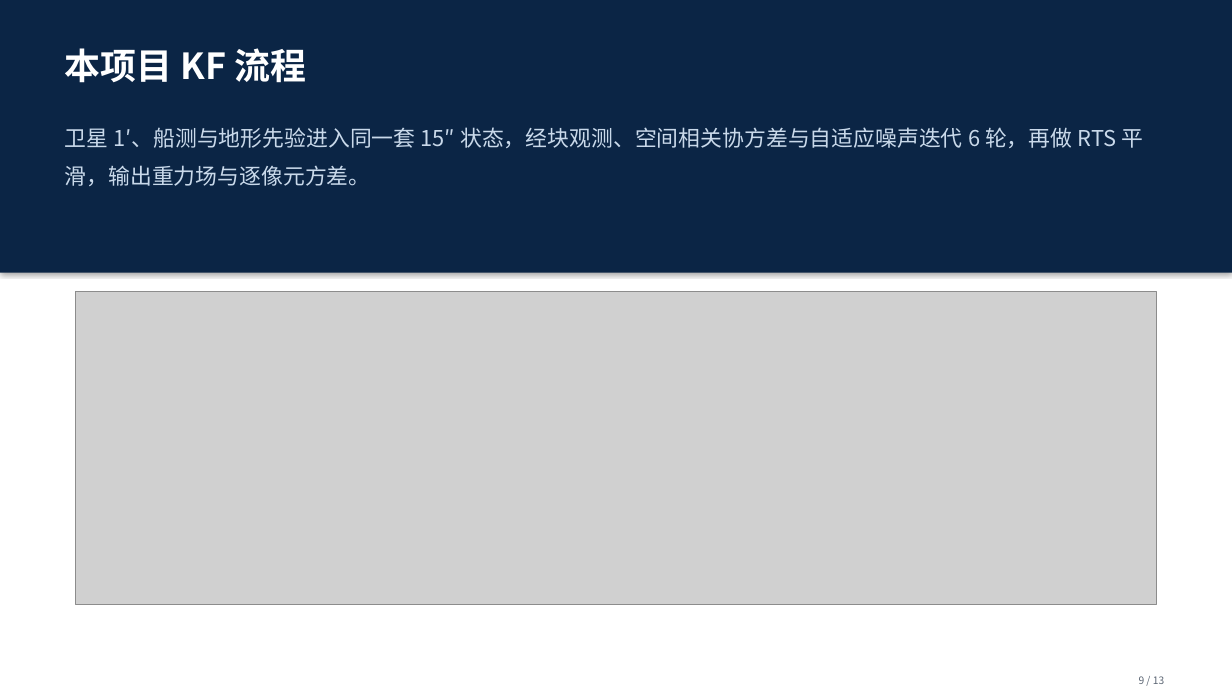
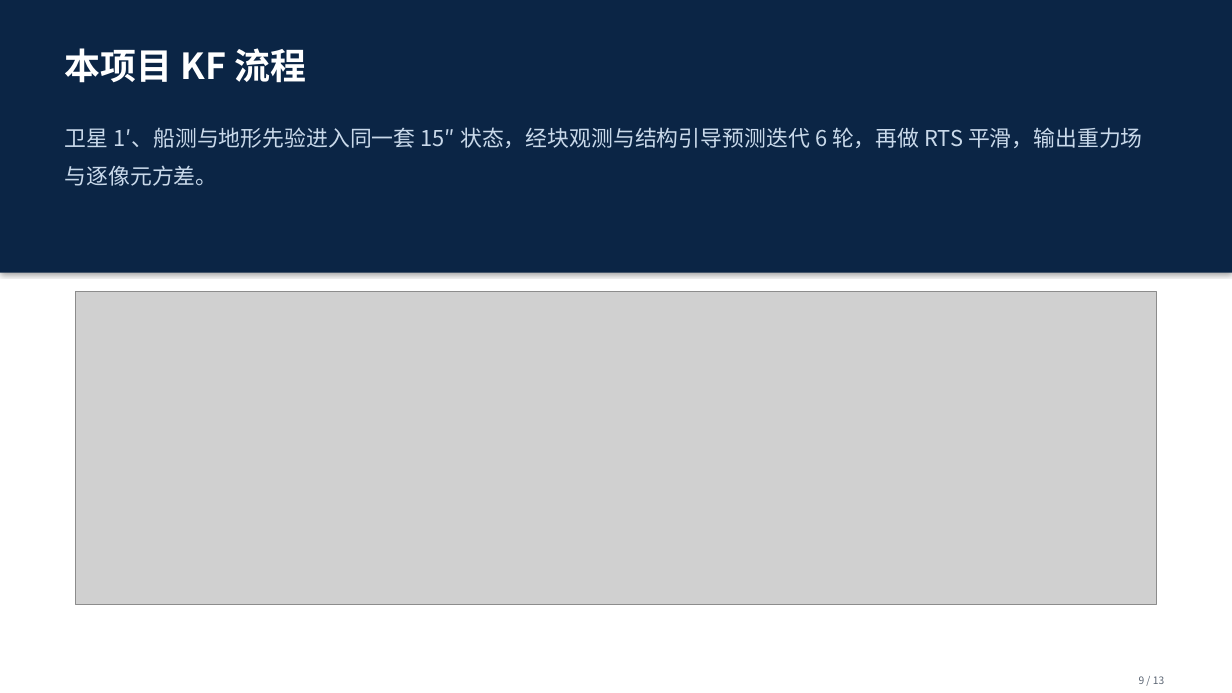
Before and after one commit to shuyunkai/kalman_gravity, a slide deck: slide 9 of ppt/汇报_新结构_13页.pptx. Drawn at 1232x693 pixels with LibreOffice and Linux fonts; fonts in the diff are those of the drawing; grey boxes stand for pictures. Boxes give left, top, right and bottom in pixels: in the first picture for what was removed or moved away, otherwise in the second. Text is boxed around its words. In the diff, an @@ line names an element or a change of style, - is before the commit and + after.

```diff
--- a/ppt/汇报_新结构_13页.pptx
+++ b/ppt/汇报_新结构_13页.pptx
@@ text at (65,127,1143,186): text changed @@
-卫星 1′、船测与地形先验进入同一套 15″ 状态，经块观测、空间相关协方差与自适应噪声迭代 6 轮，再做 RTS 平滑，输出重力场与逐像元方差。
+卫星 1′、船测与地形先验进入同一套 15″ 状态，经块观测与结构引导预测迭代 6 轮，再做 RTS 平滑，输出重力场与逐像元方差。
```
Also in this commit, not shown: 1 other slide changed, 4 other files.
